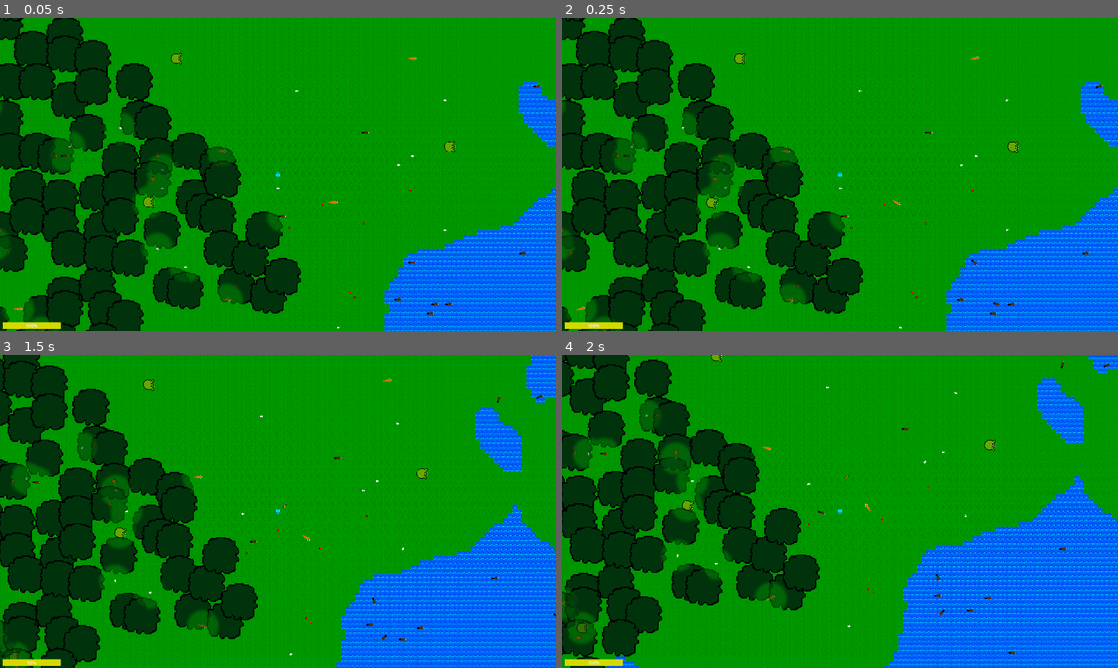
Above: before the commit, frames 1-4 (two rows, left to right).
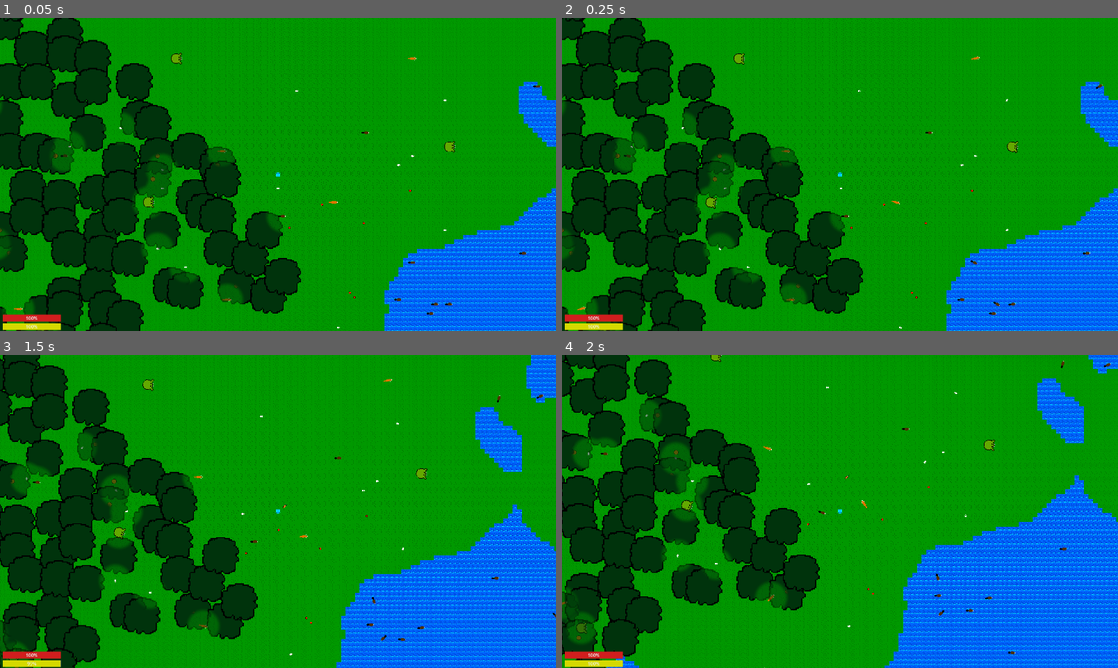
Above: after the commit, the same moments.

Repository: Kyhel/lost-in-pixels
Game: Godot game, scene res://scenes/game.tscn
Two runs of this game, one before a commit and one after it. Both use one fixed random seed, a clock stepped at 60 frames per second and the inputs below.
Inputs:
- Up to frame 1 (0.05 s): no input
- Up to frame 2 (0.25 s): no input
- Up to frame 3 (1.5 s): hold Right (ui_right) 0.53-1.28 s; hold F (attack) 0.53-1.28 s; hold Down (ui_down) from 1.28 s (still down); tap Q (spawn_carrot) at 1.35 s
- Up to frame 4 (2 s): keep holding Down (ui_down)

The runs differ from the first frame. In frame 1, 0.4% of the frame differs, in the area x 0-11%, y 94-100%; in frame 2, 0.6%, in the area x 0-98%, y 11-100%; in frame 3, 0.5%; in frame 4, 0.5%.

Commit message:
Add health bar
Drops if hunger to 0

Diff:
--- a/actors/player/player.gd
+++ b/actors/player/player.gd
@@ -16,10 +16,17 @@
 @export var hunger_decay_rate: float = 0.5 # per second
 @export var hunger: float = max_hunger
 
+@export var max_health: float = 100.0
+@export var health: float = 100.0
+
+var _dead: bool = false
+
 @onready var attack_hitbox: Area2D = $AttackHitbox
 @onready var sprite: Sprite2D = $Sprite2D
 
 signal hunger_changed(hunger)
+signal health_changed(health)
+signal died()
 
 func _ready() -> void:
 	add_to_group("player")
@@ -27,7 +34,13 @@
 
 func _physics_process(delta):
 
-	_update_hunger(delta)
+	if _dead:
+		return
+
+	_apply_metabolic_drain(delta)
+
+	if _dead:
+		return
 
 	var dir = Vector2.ZERO
 
@@ -62,6 +75,28 @@
 	move_and_slide()
 
 	ChunkManager.reveal_around_player(global_position)
+
+func _apply_metabolic_drain(delta: float) -> void:
+	var drain := hunger_decay_rate * delta
+	var remaining := drain
+	if hunger > 0.0:
+		var take := minf(hunger, remaining)
+		hunger -= take
+		remaining -= take
+		hunger_changed.emit(hunger)
+	if remaining > 0.0:
+		var prev_health := health
+		health = maxf(0.0, health - remaining)
+		if health != prev_health:
+			health_changed.emit(health)
+		if health <= 0.0:
+			_die()
+
+func _die() -> void:
+	if _dead:
+		return
+	_dead = true
+	died.emit()
 
 func _update_attack_hitbox_radius() -> void:
 	if not is_node_ready() or attack_hitbox == null:
@@ -123,12 +158,19 @@
 			continue
 		item.on_picked_up(self)
 		if item.item_data.player_food_value > 0:
-			_increase_hunger(item.item_data.player_food_value)
+			_apply_food_value(item.item_data.player_food_value)
 
-func _update_hunger(delta: float):
-	_increase_hunger(-hunger_decay_rate * delta)
-
-func _increase_hunger(amount: float):
-	hunger += amount
-	hunger = clamp(hunger, 0, max_hunger)
-	hunger_changed.emit(hunger)
+func _apply_food_value(amount: float) -> void:
+	if amount <= 0.0 or _dead:
+		return
+	var room := max_hunger - hunger
+	var to_hunger := minf(amount, room)
+	if to_hunger > 0.0:
+		hunger += to_hunger
+		hunger_changed.emit(hunger)
+	var overflow := amount - to_hunger
+	if overflow > 0.0:
+		var prev_health := health
+		health = minf(max_health, health + overflow)
+		if health != prev_health:
+			health_changed.emit(health)
--- a/managers/game_session.gd
+++ b/managers/game_session.gd
@@ -2,7 +2,7 @@
 ## Holds run-wide state that survives scene reloads (autoload). World seed, pending save/load apply.
 
 const SAVE_PATH := "user://save_slot_0.json"
-const SAVE_FORMAT_VERSION := 1
+const SAVE_FORMAT_VERSION := 2
 
 ## Current terrain seed used by ChunkManager (noise + chunk RNG).
 var active_world_seed: int = 0
--- a/managers/save_game.gd
+++ b/managers/save_game.gd
@@ -1,6 +1,7 @@
 extends Node
 ## Save/load JSON to user://.
-## v1 persists world seed, player position/hunger/weapon, and fog grids only.
+## v1: world seed, player position/hunger/weapon, fog grids.
+## v2: adds player health (loads v1 with full health default).
 ## Creatures, dropped items, and trees are not serialized; they follow procedural rules when chunks reload.
 
 func reset_autoload_world_state(clear_fog: bool) -> void:
@@ -19,6 +20,7 @@
 		"player": {
 			"position": [player.global_position.x, player.global_position.y],
 			"hunger": player.hunger,
+			"health": player.health,
 			"weapon_path": weapon_path,
 		},
 		"fog_memory": ChunkManager.build_fog_save_payload(),
@@ -47,8 +49,9 @@
 		push_error("SaveGame: invalid save file")
 		return false
 	var d: Dictionary = parsed
-	if int(d.get("format_version", 0)) != GameSession.SAVE_FORMAT_VERSION:
-		push_warning("SaveGame: format_version mismatch")
+	var ver := int(d.get("format_version", 0))
+	if ver < 1 or ver > GameSession.SAVE_FORMAT_VERSION:
+		push_warning("SaveGame: unsupported format_version %s" % ver)
 		return false
 	GameSession.set_pending_apply(d)
 	return true
--- a/scenes/game.gd
+++ b/scenes/game.gd
@@ -20,7 +20,9 @@
 	if GameSession.consume_new_game():
 		player.global_position = NEW_GAME_PLAYER_POSITION
 		player.hunger = player.max_hunger
+		player.health = player.max_health
 		player.hunger_changed.emit(player.hunger)
+		player.health_changed.emit(player.health)
 		player._update_attack_hitbox_radius()
 	elif GameSession.has_pending_apply():
 		var data: Dictionary = GameSession.take_pending_apply()
@@ -31,8 +33,10 @@
 			if pos is Array and pos.size() >= 2:
 				player.global_position = Vector2(float(pos[0]), float(pos[1]))
 			player.hunger = float(pdict.get("hunger", player.max_hunger))
+			player.health = clampf(float(pdict.get("health", player.max_health)), 0.0, player.max_health)
 			var wpath: String = str(pdict.get("weapon_path", ""))
 			if wpath != "" and ResourceLoader.exists(wpath):
 				player.weapon = load(wpath)
 			player.hunger_changed.emit(player.hunger)
+			player.health_changed.emit(player.health)
 			player._update_attack_hitbox_radius()
--- a/scenes/game.tscn
+++ b/scenes/game.tscn
@@ -14,7 +14,8 @@
 [ext_resource type="Texture2D" uid="uid://3mncudya254l" path="res://assets/PlayerTransparencyMask.png" id="10_dinhu"]
 [ext_resource type="Script" uid="uid://d0328u5hju28x" path="res://scenes/mask_camera.gd" id="11_kvpfn"]
 [ext_resource type="Script" uid="uid://cr322prb20pyg" path="res://ui/hud_root.gd" id="13_kvuet"]
-[ext_resource type="Script" uid="uid://p5us3m3nu8w2r" path="res://ui/pause_menu.gd" id="14_pause"]
+[ext_resource type="Script" uid="uid://o8cqffnmgf1p" path="res://ui/pause_menu.gd" id="14_pause"]
+[ext_resource type="Script" uid="uid://btgnvradaiwwp" path="res://ui/death_overlay.gd" id="15_death"]
 
 [sub_resource type="ShaderMaterial" id="ShaderMaterial_gee14"]
 shader = ExtResource("3_u5sy4")
@@ -37,6 +38,9 @@
 viewport_path = NodePath("AlphaMaskViewport")
 
 [sub_resource type="StyleBoxFlat" id="StyleBoxFlat_kvuet"]
+
+[sub_resource type="StyleBoxFlat" id="StyleBoxFlat_health_fill"]
+bg_color = Color(0.82, 0.12, 0.12, 1)
 
 [sub_resource type="StyleBoxFlat" id="StyleBoxFlat_dinhu"]
 bg_color = Color(0.8358334, 0.85, 0, 1)
@@ -137,25 +141,39 @@
 script = ExtResource("13_kvuet")
 player = NodePath("../../World/Entities/Player")
 
-[node name="HungerBar" type="ProgressBar" parent="HUDLayer/HUDRoot" unique_id=1409321148]
+[node name="HealthBar" type="ProgressBar" parent="HUDLayer/HUDRoot" unique_id=1409321149]
 layout_mode = 1
 anchors_preset = 2
 anchor_top = 1.0
 anchor_bottom = 1.0
 offset_left = 10.0
-offset_top = -30.0
+offset_top = -56.0
 offset_right = 210.0
-offset_bottom = -7.0
+offset_bottom = -33.0
+grow_vertical = 0
+theme_override_styles/background = SubResource("StyleBoxFlat_kvuet")
+theme_override_styles/fill = SubResource("StyleBoxFlat_health_fill")
+value = 100.0
+
+[node name="HungerBar" type="ProgressBar" parent="HUDLayer/HUDRoot" unique_id=1409321148]
+layout_mode = 1
+anchors_preset = 2
+anchor_top = 1.0
+anchor_bottom = 1.0
+offset_left = 10.0
+offset_top = -27.0
+offset_right = 210.0
+offset_bottom = -4.0
 grow_vertical = 0
 theme_override_styles/background = SubResource("StyleBoxFlat_kvuet")
 theme_override_styles/fill = SubResource("StyleBoxFlat_dinhu")
 value = 50.0
 
-[node name="PauseMenuRoot" type="CanvasLayer" parent="."]
+[node name="PauseMenuRoot" type="CanvasLayer" parent="." unique_id=1776983684]
 layer = 50
 script = ExtResource("14_pause")
 
-[node name="Panel" type="Control" parent="PauseMenuRoot"]
+[node name="Panel" type="Control" parent="PauseMenuRoot" unique_id=1959397652]
 layout_mode = 3
 anchors_preset = 15
 anchor_right = 1.0
@@ -163,7 +181,7 @@
 grow_horizontal = 2
 grow_vertical = 2
 
-[node name="Dim" type="ColorRect" parent="PauseMenuRoot/Panel"]
+[node name="Dim" type="ColorRect" parent="PauseMenuRoot/Panel" unique_id=103071346]
 layout_mode = 1
 anchors_preset = 15
 anchor_right = 1.0
@@ -172,7 +190,7 @@
 grow_vertical = 2
 color = Color(0, 0, 0, 0.65)
 
-[node name="VBox" type="VBoxContainer" parent="PauseMenuRoot/Panel"]
+[node name="VBox" type="VBoxContainer" parent="PauseMenuRoot/Panel" unique_id=359485948]
 layout_mode = 1
 anchors_preset = 8
 anchor_left = 0.5
@@ -188,27 +206,89 @@
 theme_override_constants/separation = 10
 alignment = 1
 
-[node name="Resume" type="Button" parent="PauseMenuRoot/Panel/VBox"]
+[node name="Resume" type="Button" parent="PauseMenuRoot/Panel/VBox" unique_id=1221820954]
 layout_mode = 2
 text = "Resume"
 
-[node name="Save" type="Button" parent="PauseMenuRoot/Panel/VBox"]
+[node name="Save" type="Button" parent="PauseMenuRoot/Panel/VBox" unique_id=1461217425]
 layout_mode = 2
 text = "Save"
 
-[node name="Restore" type="Button" parent="PauseMenuRoot/Panel/VBox"]
+[node name="Restore" type="Button" parent="PauseMenuRoot/Panel/VBox" unique_id=2014913273]
 layout_mode = 2
 text = "Restore"
 
-[node name="NewGame" type="Button" parent="PauseMenuRoot/Panel/VBox"]
+[node name="NewGame" type="Button" parent="PauseMenuRoot/Panel/VBox" unique_id=993728404]
 layout_mode = 2
 text = "New game"
 
-[node name="Quit" type="Button" parent="PauseMenuRoot/Panel/VBox"]
+[node name="Quit" type="Button" parent="PauseMenuRoot/Panel/VBox" unique_id=626775686]
 layout_mode = 2
 text = "Quit"
 
-[node name="ConfirmNewGame" type="AcceptDialog" parent="PauseMenuRoot"]
+[node name="ConfirmNewGame" type="AcceptDialog" parent="PauseMenuRoot" unique_id=1064158172]
+title = "New game"
+dialog_text = "Start a new world? Unsaved progress will be lost."
+
+[node name="DeathOverlay" type="CanvasLayer" parent="." unique_id=1776983685]
+layer = 100
+script = ExtResource("15_death")
+
+[node name="Panel" type="Control" parent="DeathOverlay" unique_id=1959397653]
+layout_mode = 3
+anchors_preset = 15
+anchor_right = 1.0
+anchor_bottom = 1.0
+grow_horizontal = 2
+grow_vertical = 2
+
+[node name="Dim" type="ColorRect" parent="DeathOverlay/Panel" unique_id=103071347]
+layout_mode = 1
+anchors_preset = 15
+anchor_right = 1.0
+anchor_bottom = 1.0
+grow_horizontal = 2
+grow_vertical = 2
+color = Color(0, 0, 0, 0.65)
+
+[node name="VBox" type="VBoxContainer" parent="DeathOverlay/Panel" unique_id=359485949]
+layout_mode = 1
+anchors_preset = 8
+anchor_left = 0.5
+anchor_top = 0.5
+anchor_right = 0.5
+anchor_bottom = 0.5
+offset_left = -120.0
+offset_top = -140.0
+offset_right = 120.0
+offset_bottom = 140.0
+grow_horizontal = 2
+grow_vertical = 2
+theme_override_constants/separation = 10
+alignment = 1
+
+[node name="Title" type="Label" parent="DeathOverlay/Panel/VBox" unique_id=1221820955]
+layout_mode = 2
+theme_override_colors/font_color = Color(0.92, 0.08, 0.08, 1)
+theme_override_colors/font_outline_color = Color(1, 1, 1, 1)
+theme_override_constants/outline_size = 10
+theme_override_font_sizes/font_size = 48
+text = "YOU DIED"
+horizontal_alignment = 1
+
+[node name="Restore" type="Button" parent="DeathOverlay/Panel/VBox" unique_id=2014913274]
+layout_mode = 2
+text = "Restore"
+
+[node name="NewGame" type="Button" parent="DeathOverlay/Panel/VBox" unique_id=993728405]
+layout_mode = 2
+text = "New game"
+
+[node name="Quit" type="Button" parent="DeathOverlay/Panel/VBox" unique_id=626775687]
+layout_mode = 2
+text = "Quit"
+
+[node name="ConfirmNewGame" type="AcceptDialog" parent="DeathOverlay" unique_id=1064158173]
 title = "New game"
 dialog_text = "Start a new world? Unsaved progress will be lost."
 
@@ -218,3 +298,7 @@
 [connection signal="pressed" from="PauseMenuRoot/Panel/VBox/NewGame" to="PauseMenuRoot" method="_on_new_game_pressed"]
 [connection signal="pressed" from="PauseMenuRoot/Panel/VBox/Quit" to="PauseMenuRoot" method="_on_quit_pressed"]
 [connection signal="confirmed" from="PauseMenuRoot/ConfirmNewGame" to="PauseMenuRoot" method="_on_confirm_new_confirmed"]
+[connection signal="pressed" from="DeathOverlay/Panel/VBox/Restore" to="DeathOverlay" method="_on_restore_pressed"]
+[connection signal="pressed" from="DeathOverlay/Panel/VBox/NewGame" to="DeathOverlay" method="_on_new_game_pressed"]
+[connection signal="pressed" from="DeathOverlay/Panel/VBox/Quit" to="DeathOverlay" method="_on_quit_pressed"]
+[connection signal="confirmed" from="DeathOverlay/ConfirmNewGame" to="DeathOverlay" method="_on_confirm_new_confirmed"]
--- /dev/null
+++ b/ui/death_overlay.gd
@@ -0,0 +1,35 @@
+extends CanvasLayer
+
+@onready var _confirm_new: AcceptDialog = $ConfirmNewGame
+
+
+func _ready() -> void:
+	process_mode = Node.PROCESS_MODE_WHEN_PAUSED
+	visible = false
+	var p := get_tree().get_first_node_in_group(Constants.GROUP_PLAYER)
+	if p is Player:
+		(p as Player).died.connect(_on_player_died)
+
+
+func _on_player_died() -> void:
+	visible = true
+	get_tree().paused = true
+
+
+func _on_restore_pressed() -> void:
+	if not FileAccess.file_exists(GameSession.SAVE_PATH):
+		return
+	SaveGame.request_load_game()
+
+
+func _on_new_game_pressed() -> void:
+	_confirm_new.popup_centered()
+
+
+func _on_confirm_new_confirmed() -> void:
+	get_tree().paused = false
+	SaveGame.request_new_game()
+
+
+func _on_quit_pressed() -> void:
+	get_tree().quit()
--- a/ui/hud_root.gd
+++ b/ui/hud_root.gd
@@ -2,19 +2,25 @@
 
 @export var player: Player
 
+@onready var health_bar = $HealthBar
 @onready var hunger_bar = $HungerBar
 
-# Called when the node enters the scene tree for the first time.
 func _ready() -> void:
+	player.hunger_changed.connect(_on_hunger_changed)
+	player.health_changed.connect(_on_health_changed)
 
-	player.hunger_changed.connect(self._on_hunger_changed)
+	health_bar.min_value = 0
+	health_bar.max_value = player.max_health
+	health_bar.value = player.health
 
-	# Initialize the bar
 	hunger_bar.min_value = 0
 	hunger_bar.max_value = player.max_hunger
 	hunger_bar.value = player.hunger
 
 
-# Called every frame. 'delta' is the elapsed time since the previous frame.
-func _on_hunger_changed(hunger: float):
+func _on_hunger_changed(hunger: float) -> void:
 	hunger_bar.value = hunger
+
+
+func _on_health_changed(p_health: float) -> void:
+	health_bar.value = p_health
--- a/ui/pause_menu.gd
+++ b/ui/pause_menu.gd
@@ -67,7 +67,7 @@
 
 
 func _get_player() -> Player:
-	var scene := get_tree().current_scene
-	if scene == null:
+	var player := get_tree().get_first_node_in_group(Constants.GROUP_PLAYER)
+	if player == null:
 		return null
-	return scene.find_child("Player", true, false) as Player
+	return player as Player
Not shown, added: ui/death_overlay.gd.uid
